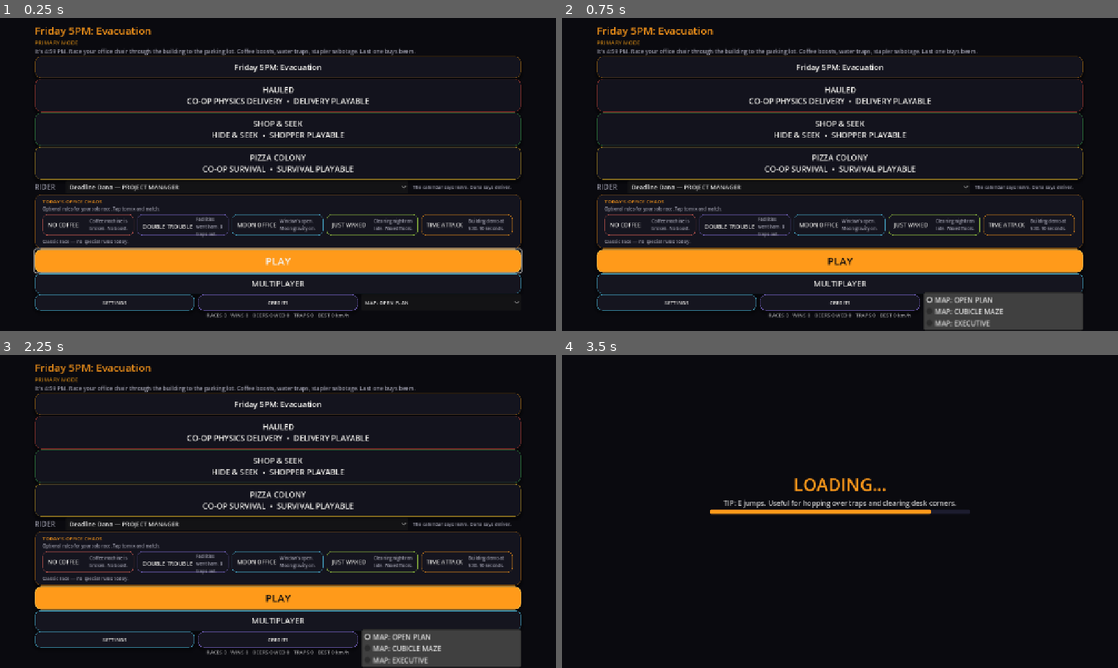
Above: before the commit, frames 1-4 (two rows, left to right).
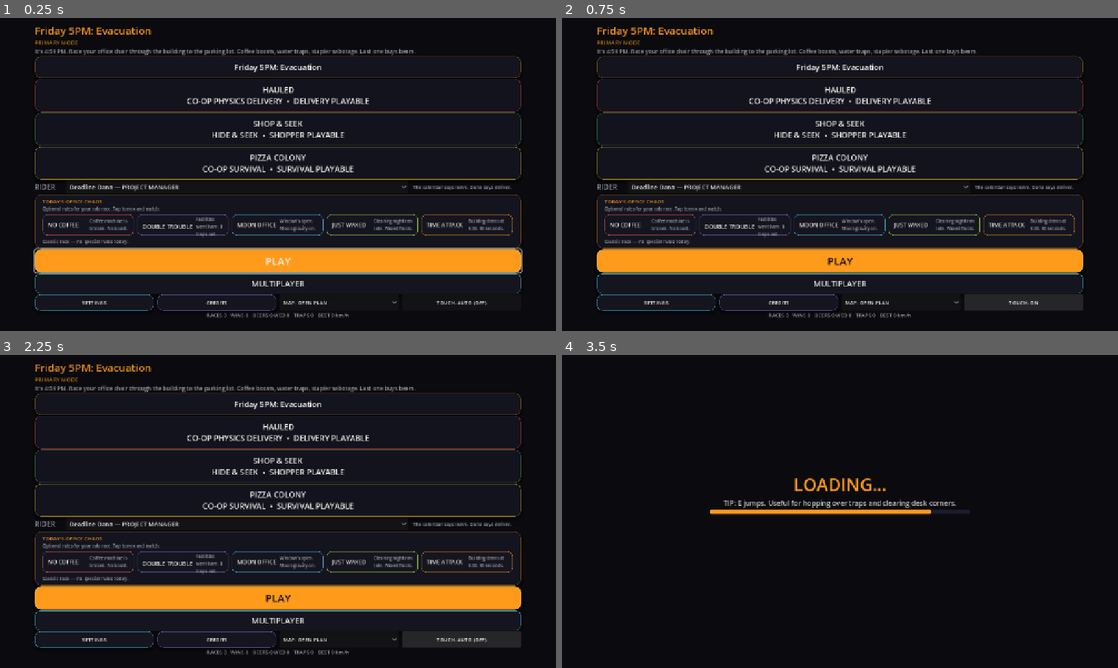
Above: after the commit, the same moments.

Repository: jiracipika/friday-evacuation
Game: Godot game, scene res://scenes/Main.tscn
Two runs of this game, one before a commit and one after it. Both use one fixed random seed, a clock stepped at 60 frames per second and the inputs below.
Inputs (mouse positions are in pixels of both pictures, inside the frame that each line leads up to):
- Up to frame 1 (0.25 s): no input
- Up to frame 2 (0.75 s): click (1023, 302) at 0.5 s, where only the run after the commit has a clickable "TOUCH: AUTO (OFF)"
- Up to frame 3 (2.25 s): click (461, 639) at 1.25 s, where only the run after the commit has a clickable "TOUCH: ON"; click (461, 639) at 2 s, where only the run after the commit has a clickable "TOUCH: OFF"
- Up to frame 4 (3.5 s): click "PLAY" at 2.75 s

The runs differ from the first frame. In frame 1, 0.5% of the frame differs, in the area x 14-94%, y 88-94%; in frame 2, 3.8%, in the area x 14-94%, y 87-100%; in frame 3, 3.8%; in frame 4, less than 0.1%.

Commit message:
Web touch controls: auto-detect + main-screen TOUCH button
- InputPrefs: touch_controls pref (auto/on/off, persisted) +
  touch_enabled() — AUTO resolves ON for web/mobile builds with a
  touchscreen, OFF elsewhere; FE_TOUCH=1 still overrides (tests)
- MobileControls gates through InputPrefs instead of raw platform
  checks, so the web build auto-mounts the overlay on touch devices
- Main menu: TOUCH button in the utility row cycles AUTO -> ON -> OFF;
  label reads honestly — 'TOUCH: AUTO (ON)' on a phone, 'AUTO (OFF)'
  on desktop — so web players can force the overlay and jump right in
- TouchControlsSmokeTest +6 checks (mode persistence, precedence);
  verified in-race overlay renders (joystick + BOOST/JUMP/TRAP) via
  movie frames; ladder 31 suites green

Diff:
--- a/scripts/InputPrefs.gd
+++ b/scripts/InputPrefs.gd
@@ -35,6 +35,7 @@
 const KEY_SCHEME := "control_scheme"             # auto|keyboard_mouse|controller
 const KEY_PAD_MAP := "pad_button_map"            # action -> joypad button index
 const KEY_INVERT := "invert_camera_x"            # mirrored camera pan
+const KEY_TOUCH := "touch_controls"              # auto|on|off (web/mobile UI)
 
 # --- defaults ---------------------------------------------------------------
 # Keyboard deliberately LOWER than 1.0: the pre-settings feel (accel 34)
@@ -241,6 +242,42 @@
 
 static func rumble_hum(duration := 0.45) -> void:
 	_vibrate(clampf(duration, 0.1, 1.2), 0.35, 0.0)
+
+# --- touch controls (web jump-right-in) ---------------------------------------
+
+const TOUCH_AUTO := "auto"
+const TOUCH_ON := "on"
+const TOUCH_OFF := "off"
+
+## Touch mode: auto resolves to ON on mobile/web-with-touchscreen, else
+## OFF. Manual "on"/"off" pins it (desktop preview, tablets with keyboards).
+static func touch_mode() -> String:
+	var raw: Variant = get_setting(KEY_TOUCH, TOUCH_AUTO)
+	var mode := str(raw)
+	if mode == TOUCH_ON or mode == TOUCH_OFF:
+		return mode
+	return TOUCH_AUTO
+
+static func set_touch_mode(mode: String) -> void:
+	if mode != TOUCH_AUTO and mode != TOUCH_ON and mode != TOUCH_OFF:
+		return
+	set_setting(KEY_TOUCH, mode)
+
+## The decision MobileControls consults. Web builds (and mobile) with a
+## touchscreen auto-enable; desktop stays off unless pinned on. FE_TOUCH=1
+## keeps overriding everything for headless tests.
+static func touch_enabled() -> bool:
+	if OS.get_environment("FE_TOUCH") == "1":
+		return true
+	var mode := touch_mode()
+	if mode == TOUCH_ON:
+		return true
+	if mode == TOUCH_OFF:
+		return false
+	# AUTO: touch devices self-select.
+	if OS.has_feature("web") or OS.get_name() in ["Android", "iOS"]:
+		return DisplayServer.is_touchscreen_available()
+	return false
 
 static func rumble_thump(strength := 1.0) -> void:
 	_vibrate(0.22, clampf(strength, 0.2, 1.0), clampf(strength, 0.2, 1.0) * 0.8)
--- a/scripts/Main.gd
+++ b/scripts/Main.gd
@@ -42,6 +42,7 @@
 var lobby_overlay: Control
 var settings_button: Button
 var layout_option: OptionButton
+var touch_button: Button
 var credits_button: Button
 var utility_row: HBoxContainer
 var modifier_menu: Control
@@ -112,6 +113,20 @@
 	var LayoutsScript = load("res://scripts/LevelLayouts.gd")
 	if LayoutsScript:
 		LayoutsScript.set_current(saved_layout)
+	# PHASE WEB: touch controls cycle button — AUTO (web+touchscreen
+	# auto-on) / ON / OFF. Persisted; lets desktop players preview and
+	# web players force the overlay regardless of detection.
+	touch_button = Button.new()
+	touch_button.custom_minimum_size = Vector2(0, 28)
+	touch_button.size_flags_horizontal = Control.SIZE_EXPAND_FILL
+	touch_button.add_theme_font_size_override("font_size", 12)
+	utility_row.add_child(touch_button)
+	var prefs_touch = load("res://scripts/InputPrefs.gd")
+	var touch_pref := "auto"
+	if prefs_touch and prefs_touch.has_method("touch_mode"):
+		touch_pref = prefs_touch.touch_mode()
+	touch_button.text = _touch_button_label(touch_pref)
+	touch_button.pressed.connect(_on_touch_button)
 	stats_label = Label.new()
 	stats_label.text = ""
 	stats_label.horizontal_alignment = HORIZONTAL_ALIGNMENT_CENTER
@@ -266,6 +281,34 @@
 	if audio and audio.has_method("play_sfx"):
 		audio.play_sfx("ui_click", 1.0)
 
+## WEB TOUCH: label shows the resolved state so "AUTO" reads honestly —
+## e.g. "TOUCH: AUTO (ON)" on a phone, "TOUCH: AUTO (OFF)" on desktop.
+func _touch_button_label(mode: String) -> String:
+	var prefs = load("res://scripts/InputPrefs.gd")
+	match mode:
+		"on":
+			return "TOUCH: ON"
+		"off":
+			return "TOUCH: OFF"
+		_:
+			var resolved := false
+			if prefs and prefs.has_method("touch_enabled"):
+				resolved = prefs.touch_enabled()
+			return "TOUCH: AUTO (%s)" % ("ON" if resolved else "OFF")
+
+func _on_touch_button() -> void:
+	var prefs = load("res://scripts/InputPrefs.gd")
+	if prefs == null or not prefs.has_method("touch_mode"):
+		return
+	var order := ["auto", "on", "off"]
+	var current: String = prefs.touch_mode()
+	var next: String = order[(order.find(current) + 1) % order.size()]
+	prefs.set_touch_mode(next)
+	touch_button.text = _touch_button_label(next)
+	var audio = get_node_or_null("/root/AudioManager")
+	if audio and audio.has_method("play_sfx"):
+		audio.play_sfx("ui_click", 1.0)
+
 func _open_credits() -> void:
 	var overlay = CanvasLayer.new()
 	overlay.set_script(load("res://scripts/CreditsScreen.gd"))
--- a/scripts/MobileControls.gd
+++ b/scripts/MobileControls.gd
@@ -29,8 +29,14 @@
 func _ready() -> void:
 	set_anchors_and_offsets_preset(Control.PRESET_FULL_RECT)
 	mouse_filter = Control.MOUSE_FILTER_IGNORE
-	if OS.get_name() in ["Android", "iOS"] or OS.get_environment("FE_TOUCH") == "1":
-		touch_enabled = true
+	# Web jump-right-in: auto-detect via InputPrefs (touchscreen on web /
+	# mobile), desktop still gated behind FE_TOUCH=1 preview.
+	var prefs = load("res://scripts/InputPrefs.gd")
+	if prefs and prefs.has_method("touch_enabled"):
+		touch_enabled = prefs.touch_enabled()
+	else:
+		touch_enabled = OS.get_name() in ["Android", "iOS"] or OS.get_environment("FE_TOUCH") == "1"
+	if touch_enabled:
 		queue_redraw()
 
 ## Called by the mode scene so the BOOST ring can mirror the local chair's
@@ -47,7 +53,15 @@
 		if chair and existing.has_method("bind_local_chair"):
 			existing.bind_local_chair(chair)
 		return existing
-	if OS.get_name() not in ["Android", "iOS"] and OS.get_environment("FE_TOUCH") != "1":
+	# Gate via the shared InputPrefs decision (web touchscreen, mobile,
+	# FE_TOUCH=1 override, or a pinned "on" from the main-screen button).
+	var prefs_gate = load("res://scripts/InputPrefs.gd")
+	var should_mount := false
+	if prefs_gate and prefs_gate.has_method("touch_enabled"):
+		should_mount = prefs_gate.touch_enabled()
+	else:
+		should_mount = OS.get_name() in ["Android", "iOS"] or OS.get_environment("FE_TOUCH") == "1"
+	if not should_mount:
 		return null
 	var script = load("res://scripts/MobileControls.gd")
 	if script == null:
--- a/scripts/TouchControlsSmokeTest.gd
+++ b/scripts/TouchControlsSmokeTest.gd
@@ -53,6 +53,19 @@
 		await process_frame
 		return
 	check(mc.touch_enabled == true, "FE_TOUCH=1 enables touch controls")
+
+	# WEB TOUCH: preference modes persist and resolve sanely.
+	var P2 = load("res://scripts/InputPrefs.gd")
+	P2.set_touch_mode(P2.TOUCH_OFF)
+	check(P2.touch_mode() == P2.TOUCH_OFF, "touch mode OFF persists")
+	check(P2.touch_enabled() == true,
+		"FE_TOUCH=1 env overrides OFF (test env precedence)")
+	P2.set_touch_mode(P2.TOUCH_ON)
+	check(P2.touch_enabled() == true, "ON pins touch on")
+	P2.set_touch_mode(P2.TOUCH_AUTO)
+	check(P2.touch_mode() == P2.TOUCH_AUTO, "touch mode AUTO persists")
+	P2.set_touch_mode("bogus")
+	check(P2.touch_mode() == P2.TOUCH_AUTO, "invalid touch mode rejected")
 	var chair = mc.local_chair_ref
 	check(chair != null and is_instance_valid(chair), "local chair bound for boost cooldown reflection")
 
